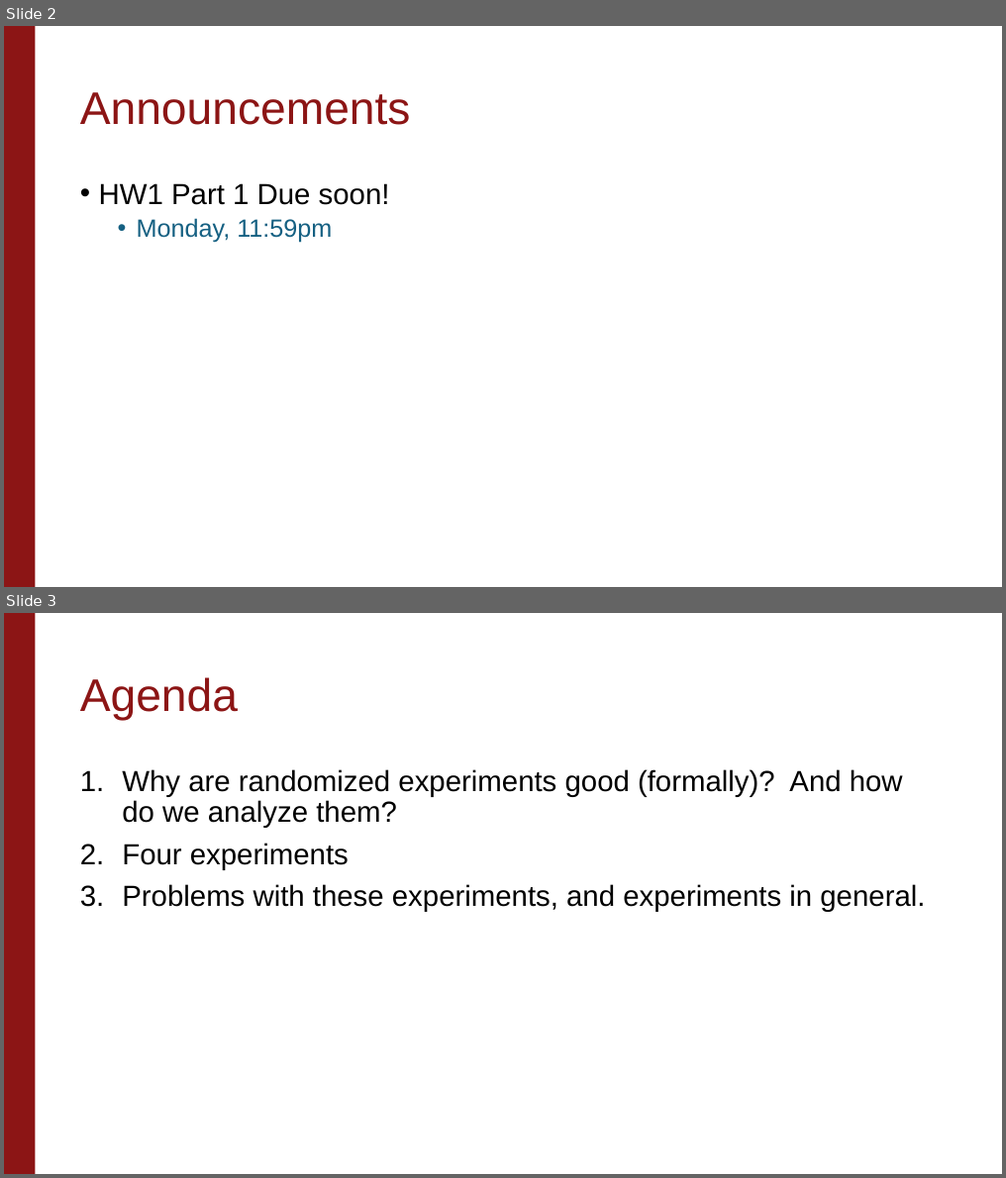
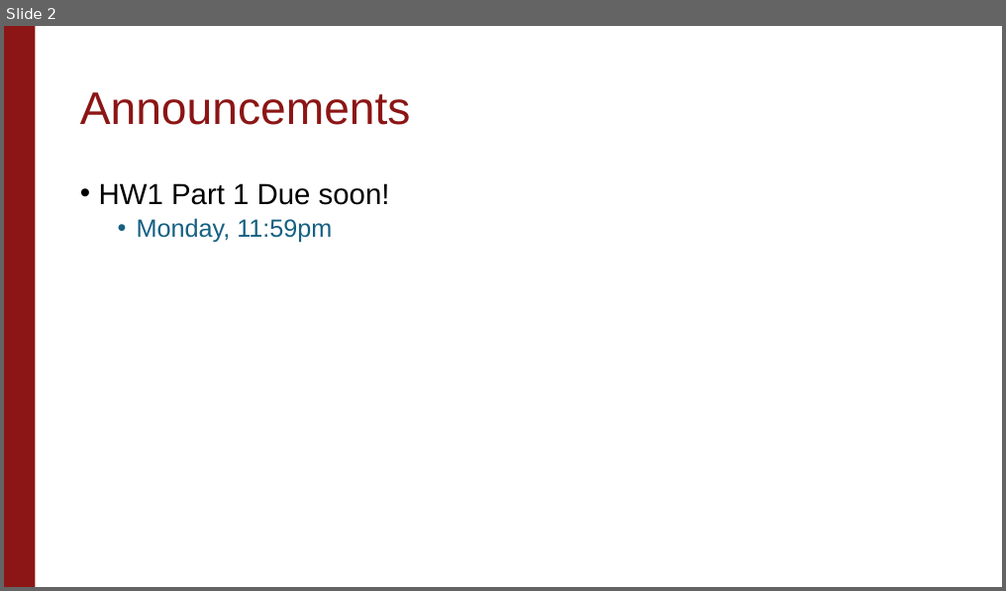
Before and after one commit to stanford-causal-inference-class/stanford-causal-inference-class.github.io, a slide deck: materials/lecture-slides/Unit1_Lecture2.pptx. Shown one above the other, each under a label of ours: slides 2 and 3 before the commit, slide 2 after it. The pictures are 1006x1178 and 1006x591 pixels, drawn with LibreOffice and Linux fonts; fonts in the diff are those of the drawing; background and template pictures are left out. Boxes give left, top, right and bottom in pixels: in the first picture for what was removed or moved away, otherwise in the second. Text is boxed around its words. In the diff, an @@ line names an element or a change of style, - is before the commit and + after.

```diff
--- a/materials/lecture-slides/Unit1_Lecture2.pptx
+++ b/materials/lecture-slides/Unit1_Lecture2.pptx
@@ slide 3 removed at [4,613,1002,1174], background #FFFFFF; not listed: 1 template element that a slide beside it also shows @@
@@ title removed at [80,677,238,721] @@
-Agenda
@@ text removed at [122,769,925,912] @@
-1. Why are randomized experiments good (formally)? And how do we analyze them?
-2. Four experiments
-3. Problems with these experiments, and experiments in general.
```
Also in this commit, not shown: 1 slide changed, 21 other slides removed.
